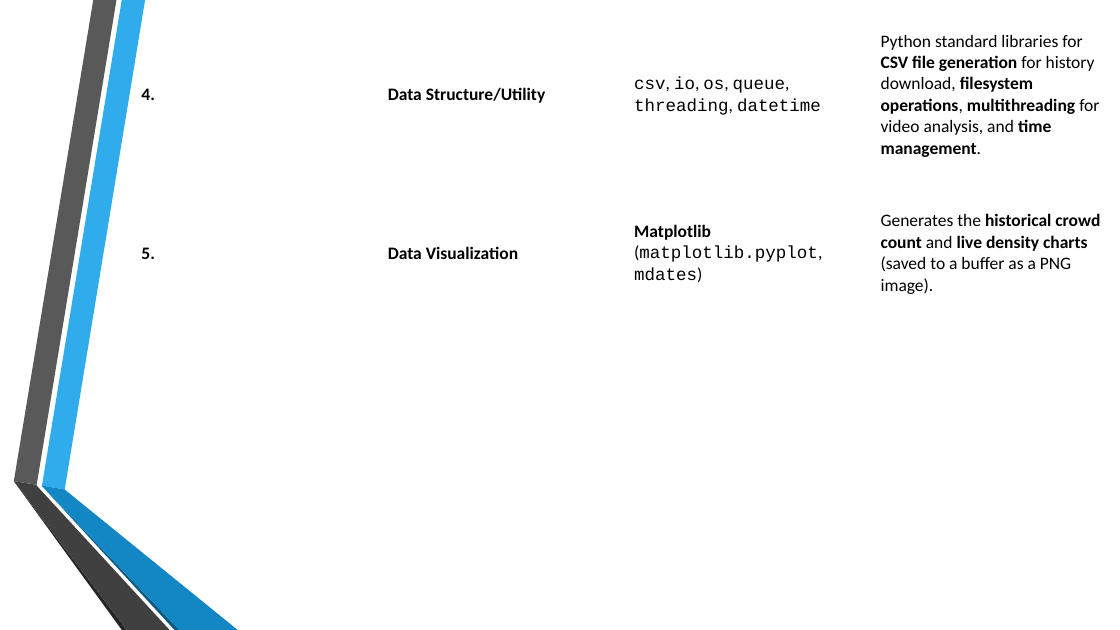
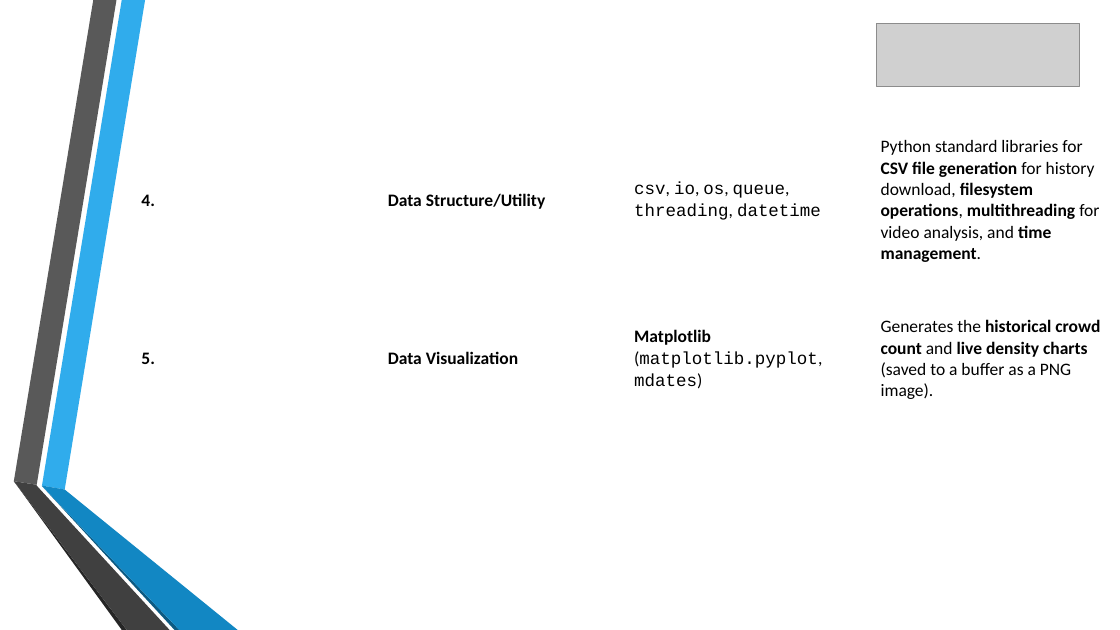
Before and after one commit to shanmuk27/infosys_crowdcount_october2025_Shanmuk, a slide deck: slide 4 of Crowd Count.pptx. Drawn at 1120x630 pixels with LibreOffice and Linux fonts; fonts in the diff are those of the drawing; grey boxes stand for pictures; background and template pictures are left out. Boxes give left, top, right and bottom in pixels: in the first picture for what was removed or moved away, otherwise in the second. Text is boxed around its words. In the diff, an @@ line names an element or a change of style, - is before the commit and + after.

```diff
--- a/Crowd Count.pptx
+++ b/Crowd Count.pptx
@@ picture added at (876, 23, 1081, 86) @@
@@ table: place and size @@
-table at (134, 0, 1119, 315)
+table at (134, 103, 1119, 420)
```
Also in this commit, not shown: 25 other slides changed.
